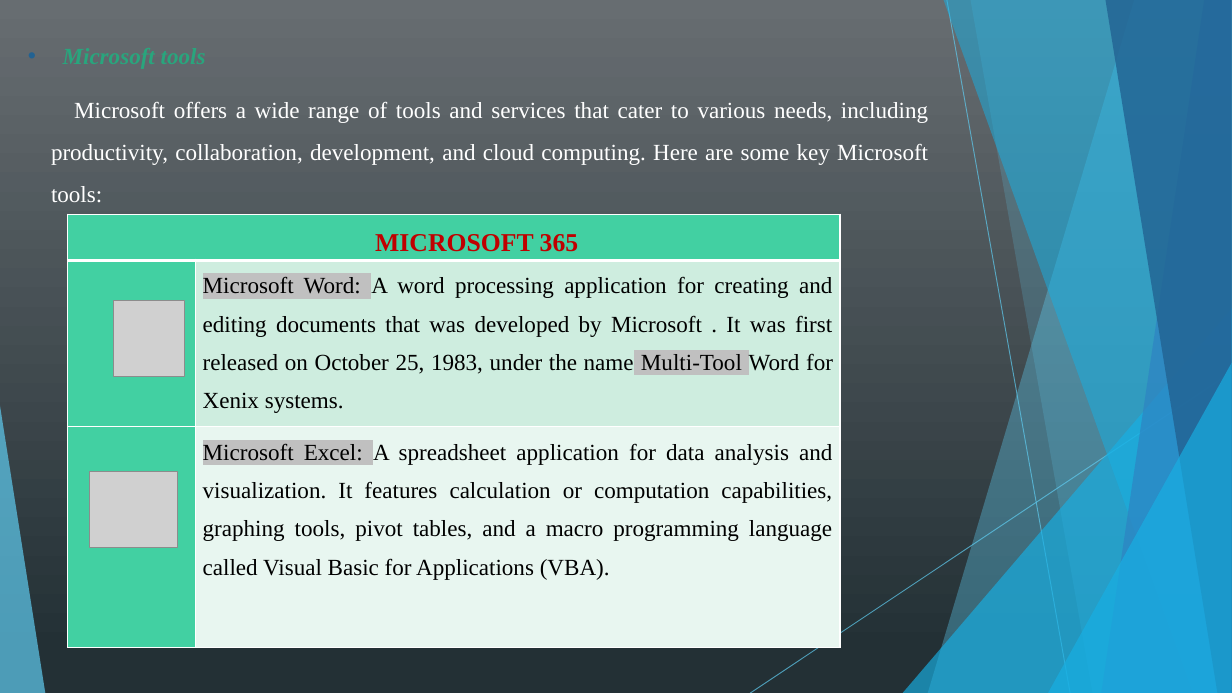
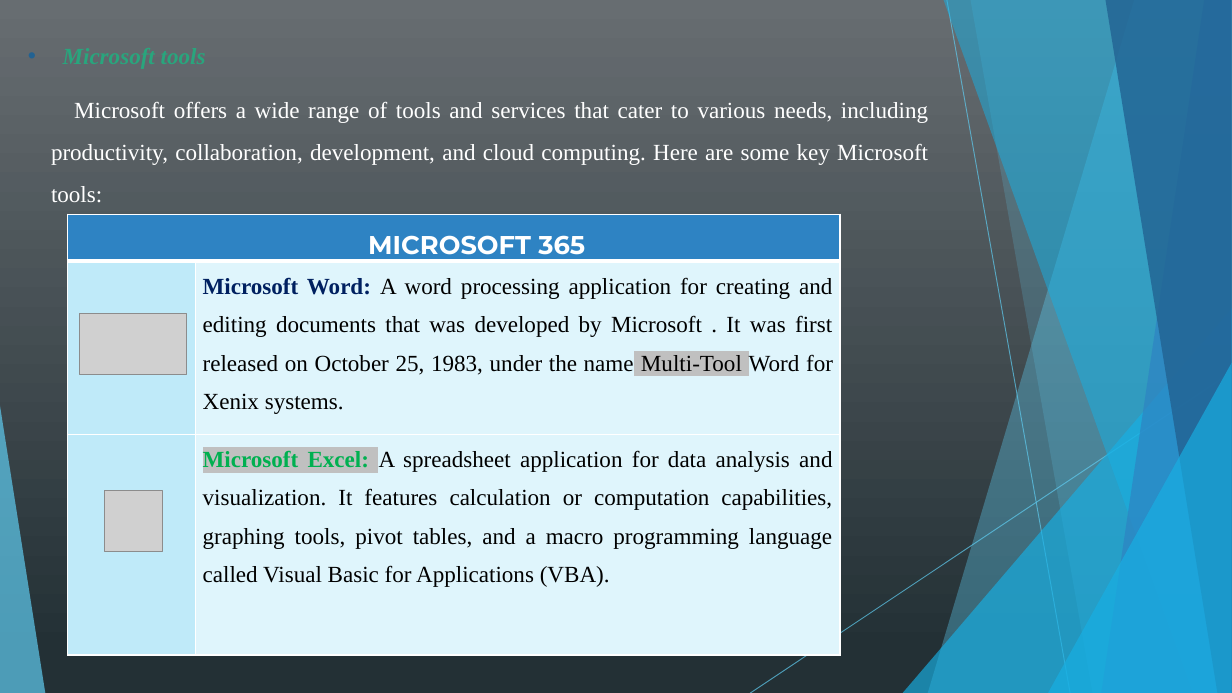
Before and after one commit to kamiri-lilia/projet-final, a slide deck: slide 12 of TIC_PP.pptx. Drawn at 1232x693 pixels with LibreOffice and Linux fonts; fonts in the diff are those of the drawing; grey boxes stand for pictures. Boxes give left, top, right and bottom in pixels: in the first picture for what was removed or moved away, otherwise in the second. Text is boxed around its words. In the diff, an @@ line names an element or a change of style, - is before the commit and + after.

```diff
--- a/TIC_PP.pptx
+++ b/TIC_PP.pptx
@@ table at (67,214,840,651) @@
@@ fill #42D0A2 to #2E83C3 in row 1, column 1 @@
@@ fill #42D0A2 to #BFEAF9 in 2 cells @@
@@ fill #CFEEE0 to #DFF5FC in row 2, column 2 @@
@@ fill #E9F7F0 to #DFF5FC in row 3, column 2 @@
@@ font Times New Roman to Montserrat, text colour #C00000 to #FFFFFF in "MICROSOFT 365" @@
@@ text colour #000000 to #002060, highlight #C0C0C0 to none in "Microsoft Word:" @@
@@ bold on in "Microsoft Word:", "Microsoft Excel:" @@
@@ text colour #000000 to #00B050 in "Microsoft Excel:" @@
@@ picture: place and size @@
-picture at (114,300,185,376)
+picture at (79,314,187,375)
@@ picture removed at (90,472,177,548) @@
@@ picture added at (104,491,163,552) @@
```
Also in this commit, not shown: 9 other slides changed, 1 slide added, 1 slide removed.
